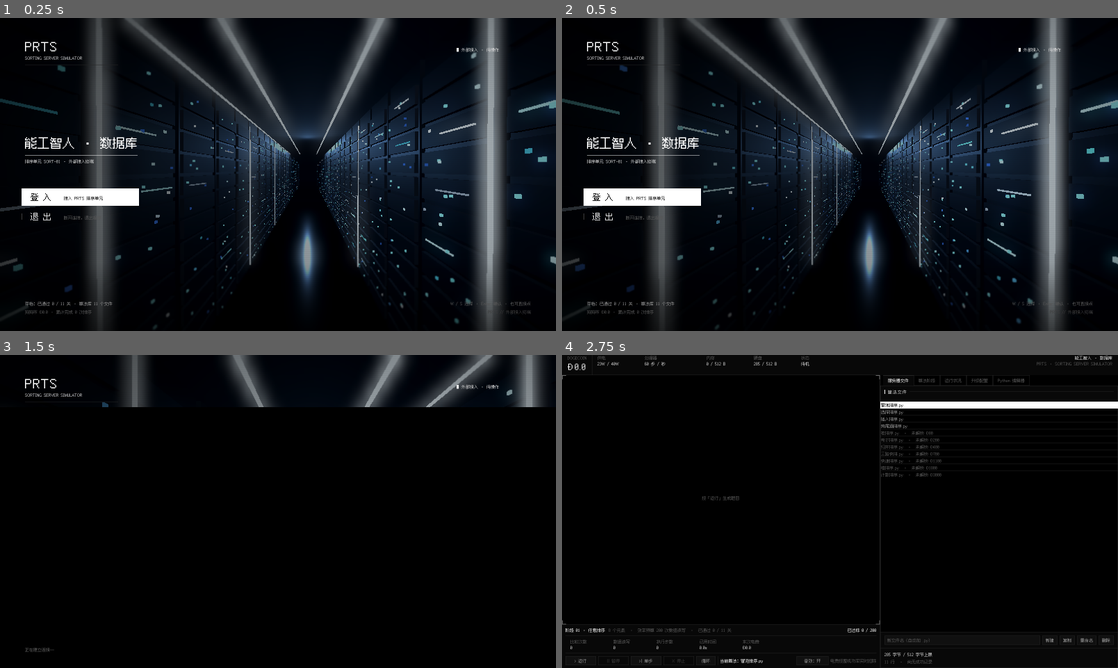
Above: before the commit, frames 1-4 (two rows, left to right).
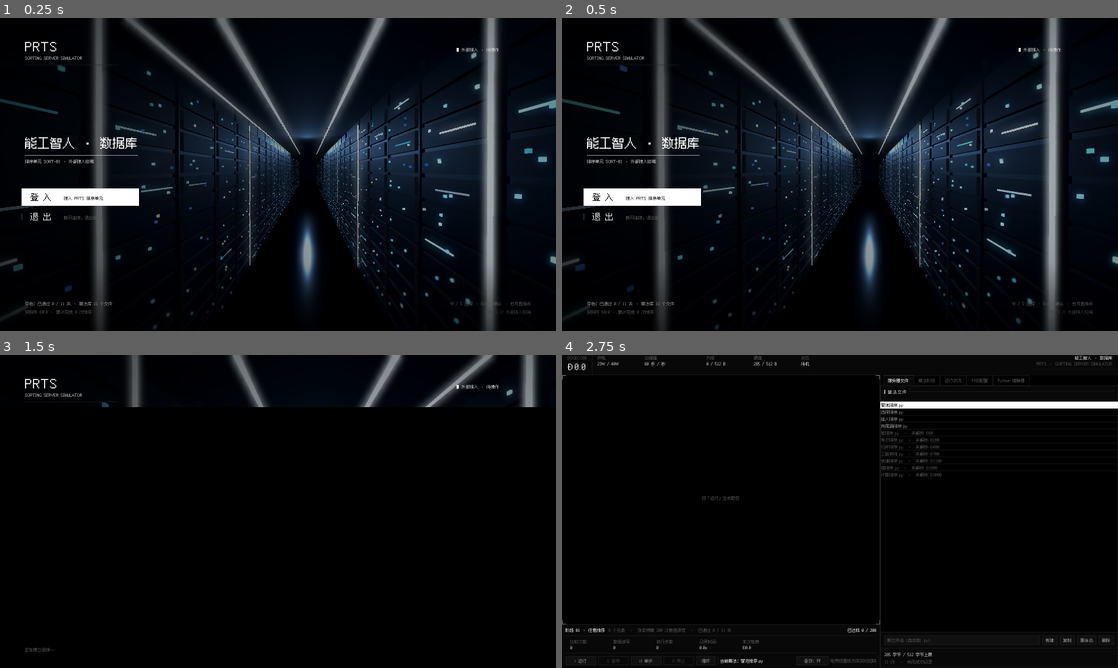
Above: after the commit, the same moments.

Repository: WWNNL/SORTING-SERVER-SIMULATOR
Game: Godot game, scene res://scenes/main.tscn
The game is run twice, just before and just after one commit, with the same random seed, the same clock (stepped at 60 frames per second) and the same inputs.
Inputs (mouse positions are in pixels of both pictures, inside the frame that each line leads up to):
- Up to frame 1 (0.25 s): no input
- Up to frame 2 (0.5 s): no input
- Up to frame 3 (1.5 s): click (400, 639) at 0.52 s; type "12" at 0.6 s; tap Enter (ui_accept) at 1.25 s; move the mouse to (400, 495) at 1.27 s; hold Up (ui_up) from 1.28 s (still down); tap Space at 1.35 s; click (400, 495) at 1.42 s
- Up to frame 4 (2.75 s): tap Enter (ui_accept) at 1.52 s; release Up (ui_up) at 2 s; click "> 运行" at 2 s

The runs differ from the first frame. In frame 1, 7.2% of the frame differs, in the area x 0-100%, y 0-100%; in frame 2, 7.2%; in frame 3, 2.1%; in frame 4, nothing differs.

Commit message:
fix: 标题屏背景发糊——渲染给到画布全分辨率，glow 与雾收紧
半分辨率放大叠加景深模糊，整个画面发虚。改回 1600×900 原生渲染
（1:1 上屏），像素颗粒改由 shader 的 2px 量化提供；glow 强度 0.7→0.45、
bloom 0.08→0.03、雾密度 0.035→0.02，halo 一宽就像没对上焦。
离焦模糊折算回同观感的 7px。

Diff:
--- a/scripts/ui/title_backdrop.gd
+++ b/scripts/ui/title_backdrop.gd
@@ -23,10 +23,10 @@
 ## 对外的结构：一个 SubViewport（3D 世界）+ 一个 TextureRect（挂着色器上屏）
 ## + 两层压暗。
 
-## 渲染分辨率：内容画布的一半。上屏走 NEAREST 放大，一格正好 2 个画布
-## 像素，和 12px 点阵字是同一种颗粒。画布恒为 1600×900（stretch=viewport），
-## 所以 2×/3× 窗口下这个换算照样成立。
-const VIEW_SIZE := Vector2i(800, 450)
+## 渲染分辨率：与内容画布同尺寸。试过半分辨率再放大，LED 和几何细节全是
+## 软的，叠加景深模糊之后整个画面发糊——分辨率给足，锐度才有保证；
+## 像素颗粒感改由着色器的 2px 量化提供（见 _apply 的 pixel），不靠放大。
+const VIEW_SIZE := Vector2i(1600, 900)
 
 const HALL_SCENE := "res://assets/title/server_hall.glb"
 
@@ -56,9 +56,9 @@
 ## 上限就是 1.0（画面下沿）。
 const FOCUS_MIN := 0.0
 const FOCUS_MAX := 1.0
-## 离焦模糊上限（**源图纹素**）。渲染是 800×450、上屏放大 2 倍，
-## 3.5 纹素 ≈ 旧版烘图（3200×1800）上 12 纹素的观感。
-const BLUR_ROOM := 3.5
+## 离焦模糊上限（源图纹素 = 画布像素，渲染是 1:1 上屏）。
+## 7px ≈ 旧版烘图（3200×1800）12 纹素的屏上观感（0.57 屏像素/纹素）。
+const BLUR_ROOM := 7.0
 
 ## 机房的一点调色。画面本身是冷调，这里整体压暗一档——
 ## 菜单是"还没开灯的机房"，画面要暗得能容下反白的高亮块；
@@ -226,7 +226,8 @@
 	_viewport.add_child(world)
 
 	# 环境：机房是"还没开灯"的暗调，环境光给一点冷蓝就够；
-	# 雾把走道尽头压进黑里，glow 接 LED 和荧光条的发光。
+	# 雾把走道尽头压进黑里（密度压低，只留纵深暗示，多了画面发灰发糊）；
+	# glow 接 LED 和荧光条的发光，强度压住——halo 一宽就是"没对上焦"。
 	var env := Environment.new()
 	env.background_mode = Environment.BG_COLOR
 	env.background_color = Color(0.008, 0.012, 0.02)
@@ -235,10 +236,10 @@
 	env.ambient_light_energy = 0.4
 	env.fog_enabled = true
 	env.fog_light_color = Color(0.02, 0.035, 0.07)
-	env.fog_density = 0.035
+	env.fog_density = 0.02
 	env.glow_enabled = true
-	env.glow_intensity = 0.7
-	env.glow_bloom = 0.08
+	env.glow_intensity = 0.45
+	env.glow_bloom = 0.03
 	env.glow_hdr_threshold = 1.0
 	var we := WorldEnvironment.new()
 	we.environment = env
@@ -359,9 +360,9 @@
 	mat.set_shader_parameter("tint", ROOM_TINT)
 	mat.set_shader_parameter("vignette", VIGNETTE)
 	mat.set_shader_parameter("scanline", SCANLINE)
-	# 源图本来就是半分辨率，NEAREST 上屏自带 2 画布像素一格的颗粒，
-	# 着色器自己的量化关掉（pixel <= 1 即不量化）
-	mat.set_shader_parameter("pixel", 1.0)
+	# 像素颗粒：2 画布像素一格，和点阵字同一种颗粒（渲染本身 1:1，
+	# 颗粒感全靠这个量化提供）
+	mat.set_shader_parameter("pixel", 2.0)
 	mat.set_shader_parameter("fade", _fade)
 
 	# LED 的时钟。三组灯共享一个 time_s，相位靠顶点色岔开。
